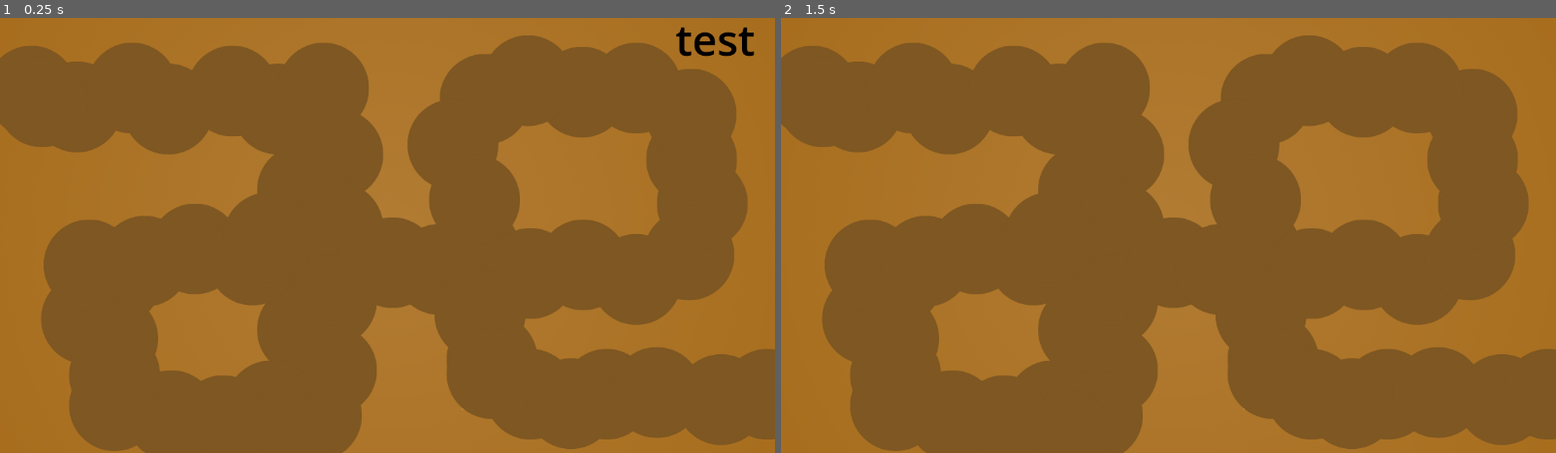
Above: before the commit, frames 1-2 (left to right).
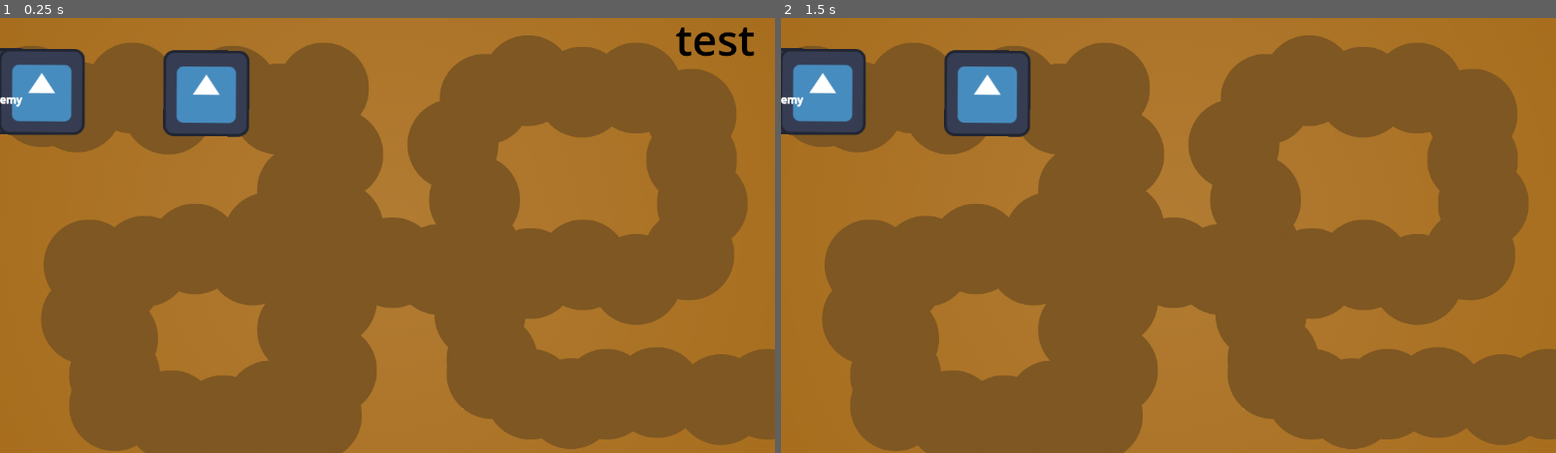
Above: after the commit, the same moments.

Repository: Nils1024/campfire-flagship
Game: Godot game, scene res://test.tscn
The game is run twice, just before and just after one commit, with the same random seed, the same clock (stepped at 60 frames per second) and the same inputs. The engine's default icon, where the game draws it, is replaced by a stand-in: a white triangle on a blue panel in a dark square.
Inputs:
- Up to frame 1 (0.25 s): no input
- Up to frame 2 (1.5 s): tap Enter at 0.5, 0.6 s; tap Space at 1.25 s; tap Keypad Enter at 1.35 s

The runs differ from the first frame. In frame 1, 4.4% of the frame differs, in the area x 0-33%, y 6-28%; in frame 2, 4.4%.

Commit message:
Add level system

Diff:
--- /dev/null
+++ b/levelSystem.gd
@@ -0,0 +1,28 @@
+extends Node2D
+
+var spawn_queue = []
+
+# Called when the node enters the scene tree for the first time.
+func _ready() -> void:
+	add()
+	add()
+	add()
+	add()
+	add()
+	add()
+
+# Called every frame. 'delta' is the elapsed time since the previous frame.
+func _process(delta: float) -> void:
+	if not spawn_queue.is_empty():
+		var enemy = spawn_queue.pop_front()
+		var path_follow_node = PathFollow2D.new()
+		path_follow_node.add_child(enemy)
+		var animation_player_copy = $AnimationPlayer.duplicate()
+		path_follow_node.add_child(animation_player_copy)
+		$Path2D.add_child(path_follow_node)
+		animation_player_copy.play("Walk")
+
+func add():
+	var test = Label.new()
+	test.text = "Enemy"
+	spawn_queue.append(test)
--- a/path.tscn
+++ b/path.tscn
@@ -1,6 +1,43 @@
 [gd_scene format=3 uid="uid://bdndrcj0hxo3"]
 
 [ext_resource type="Texture2D" uid="uid://btmeqits4fief" path="res://Assets/icon.svg" id="1_jnavc"]
+
+[sub_resource type="Animation" id="Animation_jnavc"]
+length = 0.001
+tracks/0/type = "value"
+tracks/0/imported = false
+tracks/0/enabled = true
+tracks/0/path = NodePath(".:progress_ratio")
+tracks/0/interp = 1
+tracks/0/loop_wrap = true
+tracks/0/keys = {
+"times": PackedFloat32Array(0),
+"transitions": PackedFloat32Array(1),
+"update": 0,
+"values": [0.0]
+}
+
+[sub_resource type="Animation" id="Animation_ckofj"]
+resource_name = "Walk"
+length = 10.0
+tracks/0/type = "value"
+tracks/0/imported = false
+tracks/0/enabled = true
+tracks/0/path = NodePath(".:progress_ratio")
+tracks/0/interp = 1
+tracks/0/loop_wrap = true
+tracks/0/keys = {
+"times": PackedFloat32Array(0, 10),
+"transitions": PackedFloat32Array(1, 1),
+"update": 0,
+"values": [0.0, 1.0]
+}
+
+[sub_resource type="AnimationLibrary" id="AnimationLibrary_0xr8s"]
+_data = {
+&"RESET": SubResource("Animation_jnavc"),
+&"Walk": SubResource("Animation_ckofj")
+}
 
 [sub_resource type="Curve2D" id="Curve2D_ckofj"]
 bake_interval = 0.5
@@ -11,14 +48,17 @@
 
 [node name="Path" type="Node2D" unique_id=1027853351]
 
+[node name="AnimationPlayer" type="AnimationPlayer" parent="." unique_id=469397463]
+root_node = NodePath("../Path2D/PathFollow2D")
+libraries/ = SubResource("AnimationLibrary_0xr8s")
+
 [node name="Path2D" type="Path2D" parent="." unique_id=1246958165]
 position = Vector2(-7.9484863, -58.769382)
 curve = SubResource("Curve2D_ckofj")
 
 [node name="PathFollow2D" type="PathFollow2D" parent="Path2D" unique_id=396227718]
-position = Vector2(233.55905, 170.24643)
+position = Vector2(-11.051514, 167.76938)
 rotation = 1.5739819
-progress = 244.62325
 rotates = false
 loop = false
 
@@ -32,9 +72,9 @@
 stretch_mode = 4
 
 [node name="PathFollow2D2" type="PathFollow2D" parent="Path2D" unique_id=708558935]
-position = Vector2(485.61636, 281.9771)
+position = Vector2(69.98962, 168.59006)
 rotation = -3.1352215
-progress = 570.2919
+progress = 81.04539
 rotates = false
 loop = false
 
@@ -46,3 +86,21 @@
 rotation = -3.1415927
 texture = ExtResource("1_jnavc")
 stretch_mode = 4
+metadata/_edit_use_anchors_ = true
+
+[node name="PathFollow2D3" type="PathFollow2D" parent="Path2D" unique_id=291761001]
+position = Vector2(314.59976, 171.06712)
+rotation = -3.1352215
+progress = 325.6686
+rotates = false
+loop = false
+
+[node name="TextureRect2" type="TextureRect" parent="Path2D/PathFollow2D3" unique_id=798543468]
+offset_left = 64.0
+offset_top = 64.0
+offset_right = 192.0
+offset_bottom = 192.0
+rotation = -3.1415927
+texture = ExtResource("1_jnavc")
+stretch_mode = 4
+metadata/_edit_use_anchors_ = true
--- a/test.tscn
+++ b/test.tscn
@@ -2,6 +2,8 @@
 
 [ext_resource type="Script" uid="uid://bxby0lylr2xnb" path="res://Scripts/barcode.gd" id="1_37kl0"]
 [ext_resource type="Texture2D" uid="uid://dygm1nirubimm" path="res://Assets/path-draft-one.png" id="2_8uh7m"]
+[ext_resource type="PackedScene" uid="uid://bdndrcj0hxo3" path="res://path.tscn" id="3_6uqi0"]
+[ext_resource type="Script" uid="uid://b5p0dua5r3cuj" path="res://levelSystem.gd" id="4_ppyta"]
 
 [node name="Test" type="Node2D" unique_id=1474481475]
 script = ExtResource("1_37kl0")
@@ -34,3 +36,6 @@
 offset_right = 469.0
 offset_bottom = 369.0
 color = Color(1, 1, 1, 0)
+
+[node name="Path" parent="." unique_id=1027853351 instance=ExtResource("3_6uqi0")]
+script = ExtResource("4_ppyta")
Not shown, added: levelSystem.gd.uid
